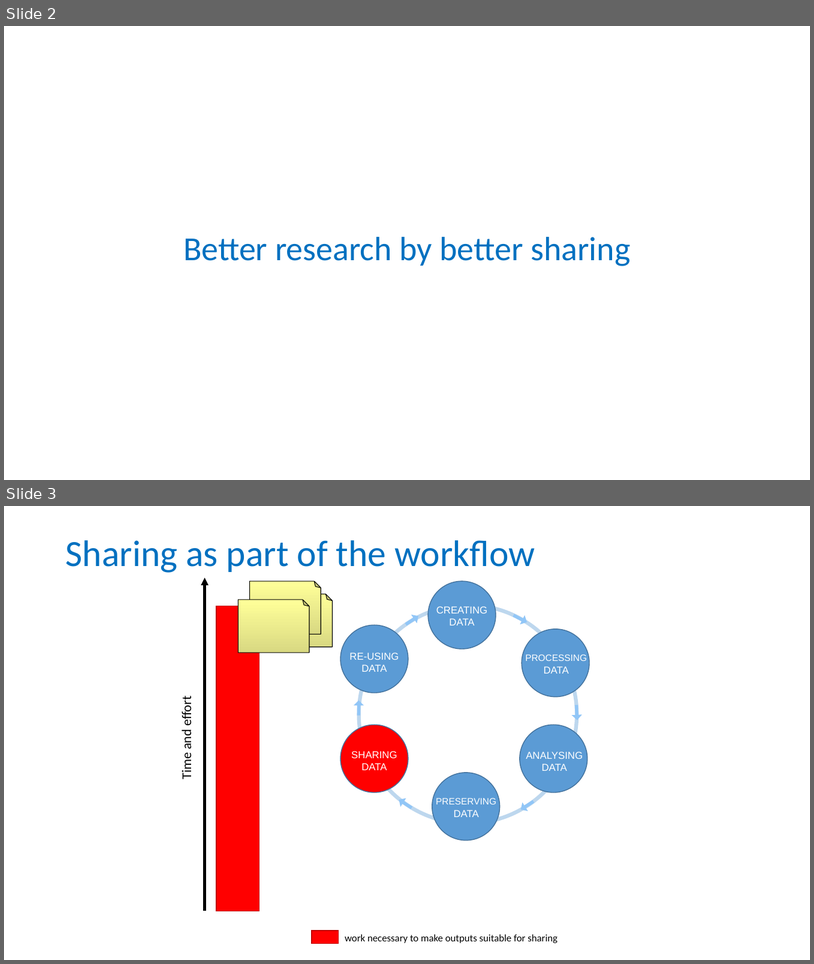
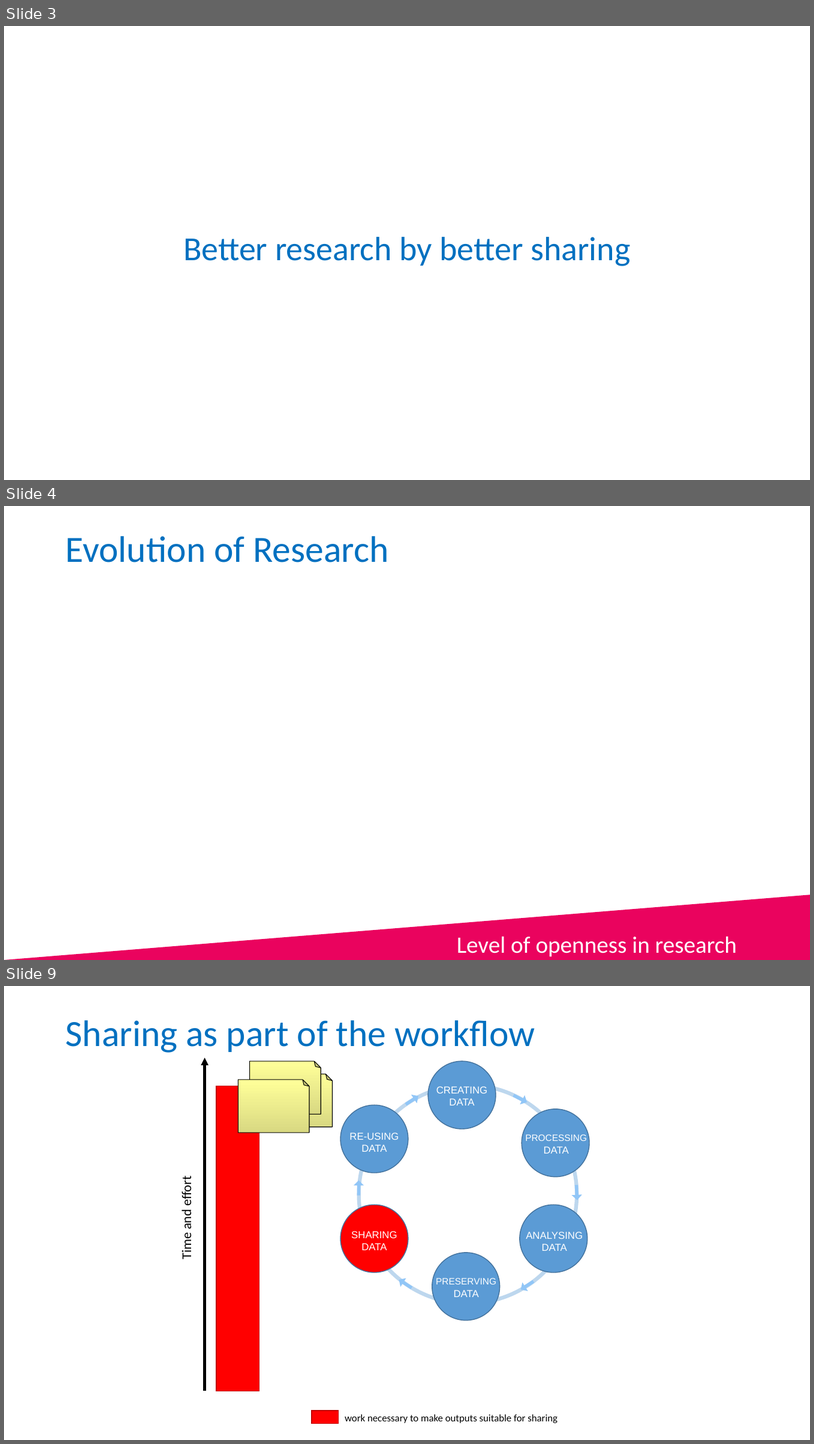
Before and after one commit to tobyhodges/probable-enigma, a slide deck: instructors/01_Why_are_we_here.pptx. Shown one above the other, each under a label of ours: slides 2 and 3 before the commit, slides 3, 4 and 9 after it; the slides between them are not shown. The pictures are 814x964 and 814x1444 pixels, drawn with LibreOffice and Linux fonts; fonts in the diff are those of the drawing; background and template pictures are left out. Boxes give left, top, right and bottom in pixels: in the first picture for what was removed or moved away, otherwise in the second. Text is boxed around its words. In the diff, an @@ line names an element or a change of style, - is before the commit and + after.

```diff
--- a/instructors/01_Why_are_we_here.pptx
+++ b/instructors/01_Why_are_we_here.pptx
@@ slide 4 added at (4, 506, 810, 960), background picture (left out) @@
@@ title added at (65, 536, 389, 562), 44 pt, text #0070C0 @@
+Evolution of Research
@@ right triangle added at (4, 894, 810, 960), fill #EA035E, 28 pt, text #FFFFFF @@
+Level of openness in research
@@ what was slide 2 is now slide 3 @@
@@ what was slide 3 is now slide 9 @@
```
Also in this commit, not shown: 2 slides changed, 17 other slides added, 1 slide removed, 1 other file.
